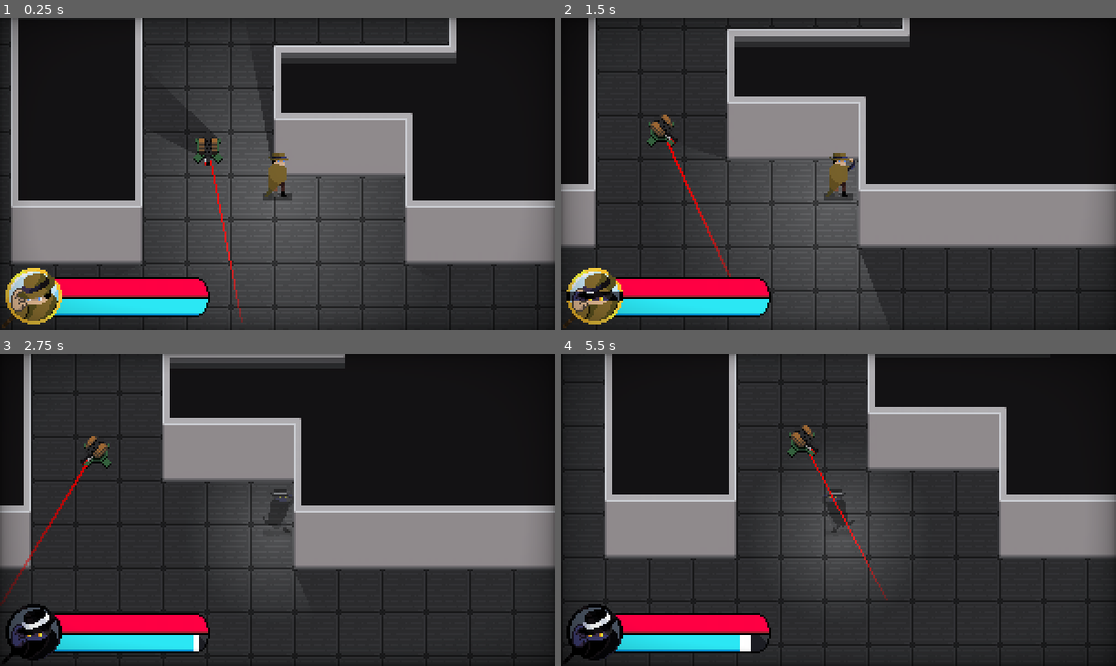
Above: before the commit, frames 1-4 (two rows, left to right).
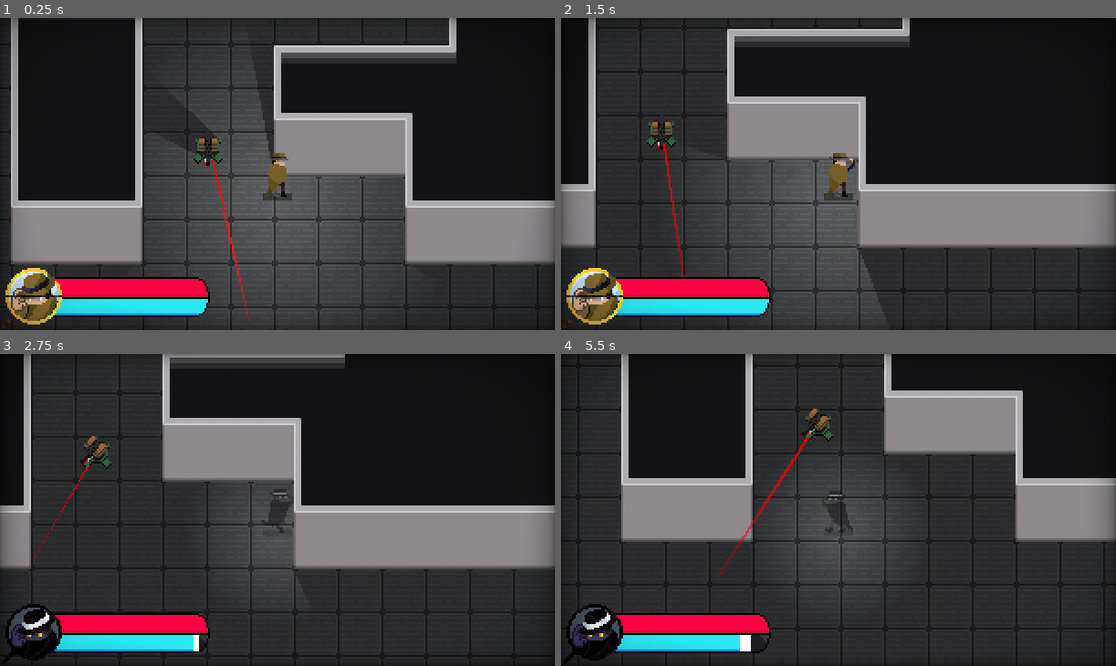
Above: after the commit, the same moments.

Repository: Cabidge/SGD1
Game: Godot game, scene res://assets/Main.tscn
Two runs of this game, one before a commit and one after it. Both use one fixed random seed, a clock stepped at 60 frames per second and the inputs below. The engine's default icon, where the game draws it, is replaced by a stand-in: a white triangle on a blue panel in a dark square.
Inputs (mouse positions are in pixels of both pictures, inside the frame that each line leads up to):
- Up to frame 1 (0.25 s): no input
- Up to frame 2 (1.5 s): move the mouse to (960, 158) at 0.52 s; press the mouse at (960, 158) at 0.53 s; hold D (move_right) 0.53-1.28 s; move the mouse to (727, 189) at 1.27 s; release the mouse at (727, 189) at 1.28 s; hold S (move_down) from 1.28 s (still down); right-click (727, 189) at 1.35 s
- Up to frame 3 (2.75 s): move the mouse to (333, 441) at 2.02 s; release S (move_down) at 2.03 s; press the mouse at (333, 441) at 2.03 s; hold D (move_right) from 2.03 s (still down)
- Up to frame 4 (5.5 s): move the mouse to (810, 572) at 2.77 s; release D (move_right) at 2.78 s; release the mouse at (810, 572) at 2.78 s; hold W (move_up) 2.78-3.53 s; right-click (810, 572) at 2.85 s; move the mouse to (1005, 556) at 3.52 s; press the mouse at (1005, 556) at 3.53 s; hold A (move_left) 3.53-5.03 s; move the mouse to (672, 463) at 4.27 s; release the mouse at (672, 463) at 4.28 s; right-click (672, 463) at 4.35 s; move the mouse to (866, 510) at 5.02 s; press the mouse at (866, 510) at 5.03 s; hold S (move_down) from 5.03 s (still down)

The runs differ from the first frame. In frame 1, 0.4% of the frame differs, in the area x 0-46%, y 45-98%; in frame 2, 0.8%; in frame 3, 0.4%; in frame 4, 21%, in the area x 2-100%, y 0-98%.

Commit message:
Transition timing

Diff:
--- a/assets/Main.tscn
+++ b/assets/Main.tscn
@@ -251,7 +251,7 @@
 
 [sub_resource type="Animation" id=35]
 resource_name = "Transition"
-length = 0.4
+length = 0.5
 tracks/0/type = "value"
 tracks/0/path = NodePath(".:value")
 tracks/0/interp = 1
@@ -259,7 +259,7 @@
 tracks/0/imported = false
 tracks/0/enabled = true
 tracks/0/keys = {
-"times": PoolRealArray( 0, 0.4 ),
+"times": PoolRealArray( 0.1, 0.4 ),
 "transitions": PoolRealArray( -3.03143, -3.03143 ),
 "update": 0,
 "values": [ 0.0, 100.0 ]
@@ -386,6 +386,7 @@
 margin_bottom = 35.0
 mouse_filter = 2
 step = 0.01
+value = 0.01
 texture_under = ExtResource( 7 )
 texture_progress = ExtResource( 6 )
 fill_mode = 7
--- a/assets/player/Player.tscn
+++ b/assets/player/Player.tscn
@@ -282,7 +282,7 @@
 "frames": [ SubResource( 60 ), SubResource( 61 ), SubResource( 62 ), SubResource( 63 ), SubResource( 64 ), SubResource( 65 ), SubResource( 66 ), SubResource( 67 ), SubResource( 68 ) ],
 "loop": false,
 "name": "transition",
-"speed": 10.0
+"speed": 11.0
 }, {
 "frames": [ SubResource( 69 ), SubResource( 70 ), SubResource( 71 ), SubResource( 72 ), SubResource( 73 ), SubResource( 74 ), SubResource( 75 ), SubResource( 76 ), SubResource( 77 ), SubResource( 78 ) ],
 "loop": true,
--- a/assets/turret/Turret.gd
+++ b/assets/turret/Turret.gd
@@ -1,7 +1,7 @@
 extends Node2D
 
 const SCAN_ANGLE = deg2rad(45)
-const SCAN_TIME = 1.0
+const SCAN_TIME = 0.8
 
 export var central_angle = 0.0
 
